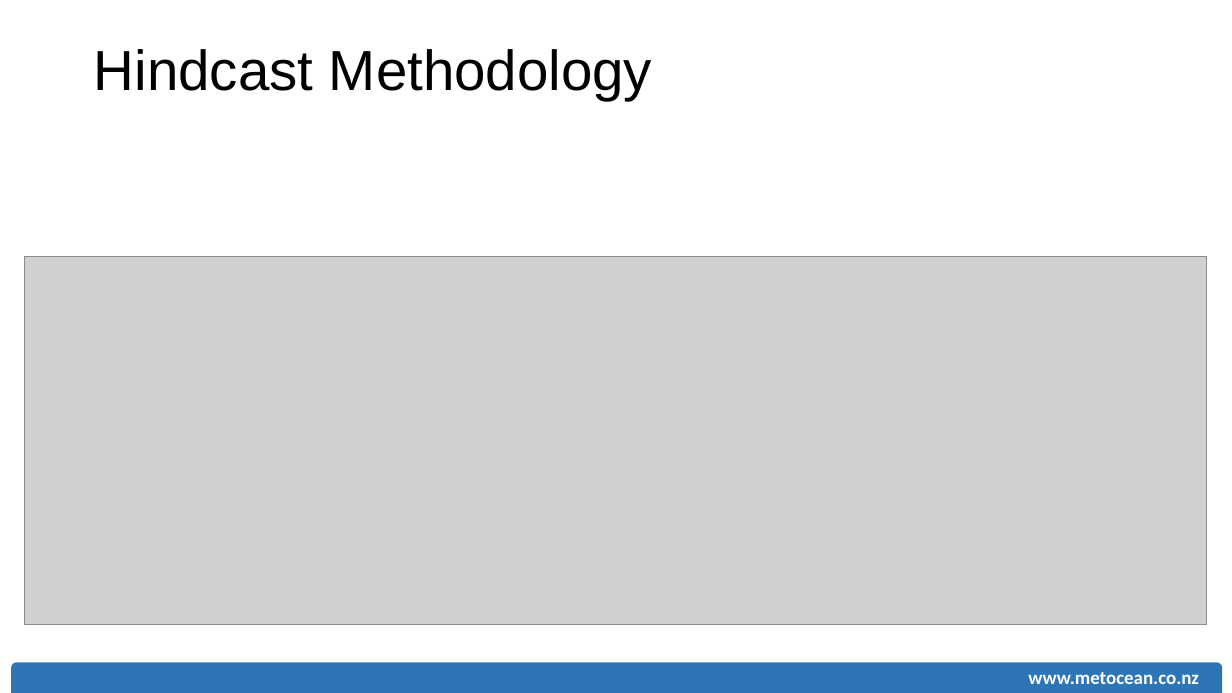
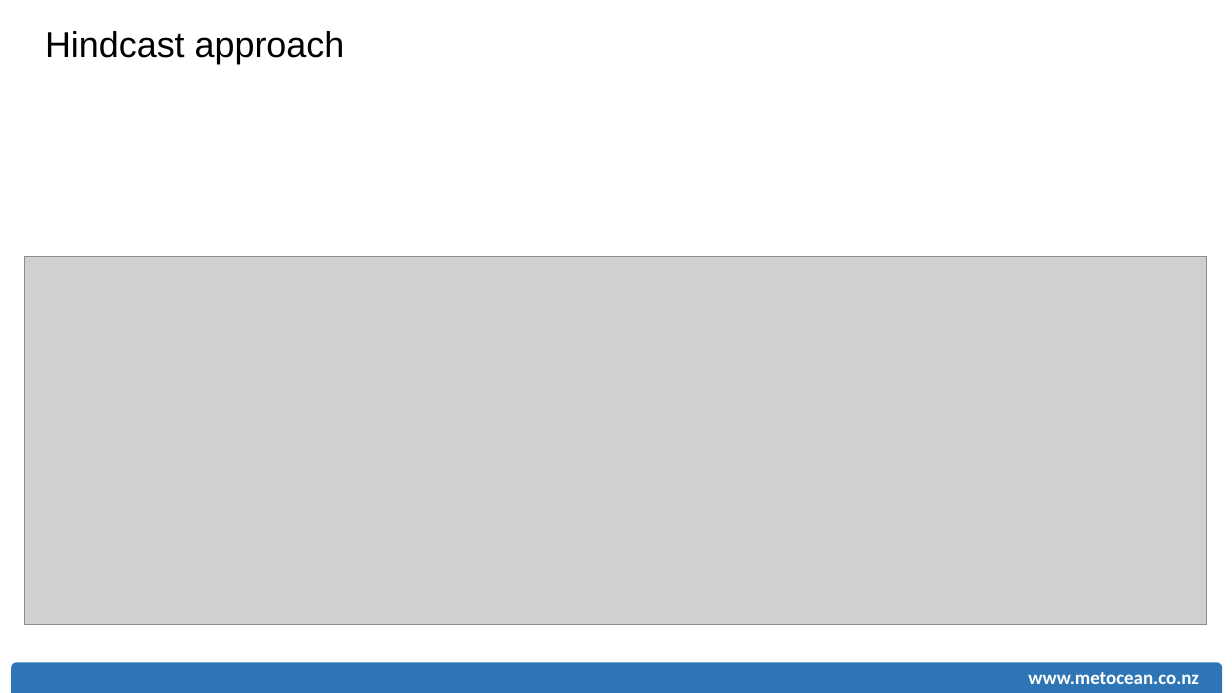
Before and after one commit to rsoutelino/CeP2015, a slide deck: slide 7 of soutelino_MSL_CeP2015.pptx (slide 5 before the commit). Drawn at 1232x693 pixels with LibreOffice and Linux fonts; fonts in the diff are those of the drawing; grey boxes stand for pictures. Boxes give left, top, right and bottom in pixels: in the first picture for what was removed or moved away, otherwise in the second. Text is boxed around its words. In the diff, an @@ line names an element or a change of style, - is before the commit and + after.

```diff
--- a/soutelino_MSL_CeP2015.pptx
+++ b/soutelino_MSL_CeP2015.pptx
@@ text at (45,31,345,64): text changed; size 44 to 28 pt @@
-Hindcast Methodology
+Hindcast approach
```
Also in this commit, not shown: 12 other slides changed, 1 slide removed.
